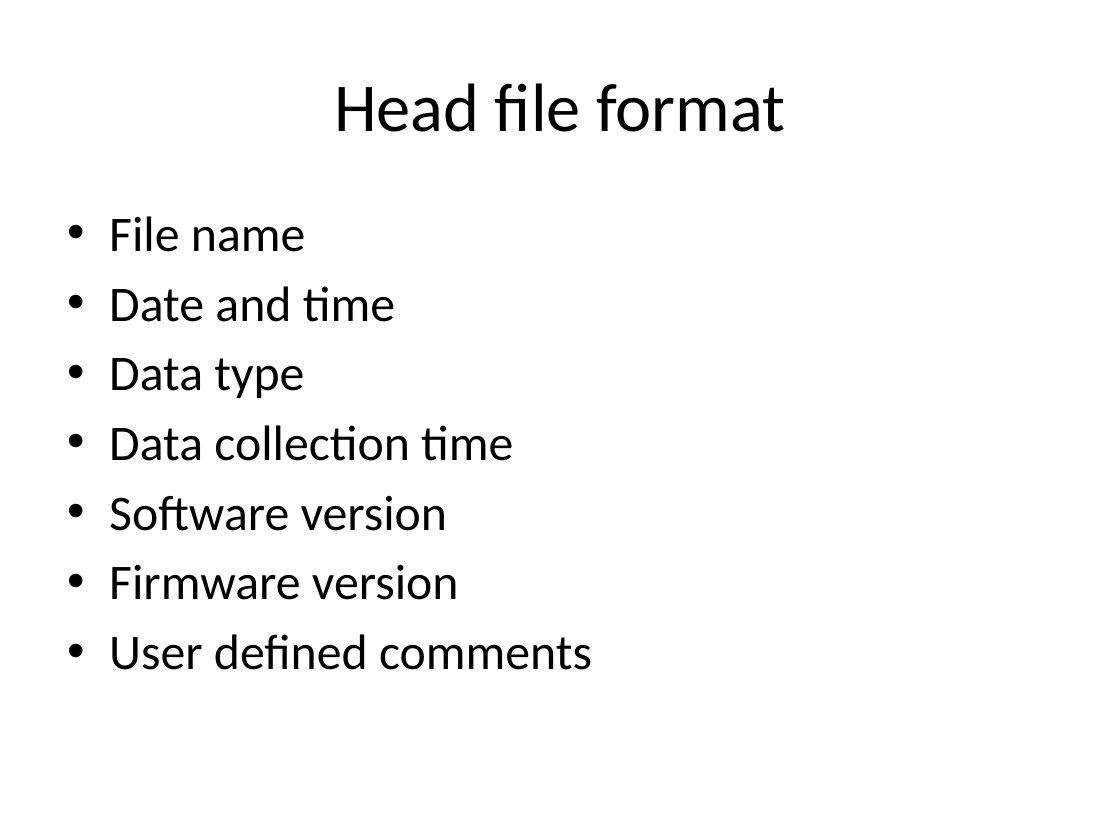
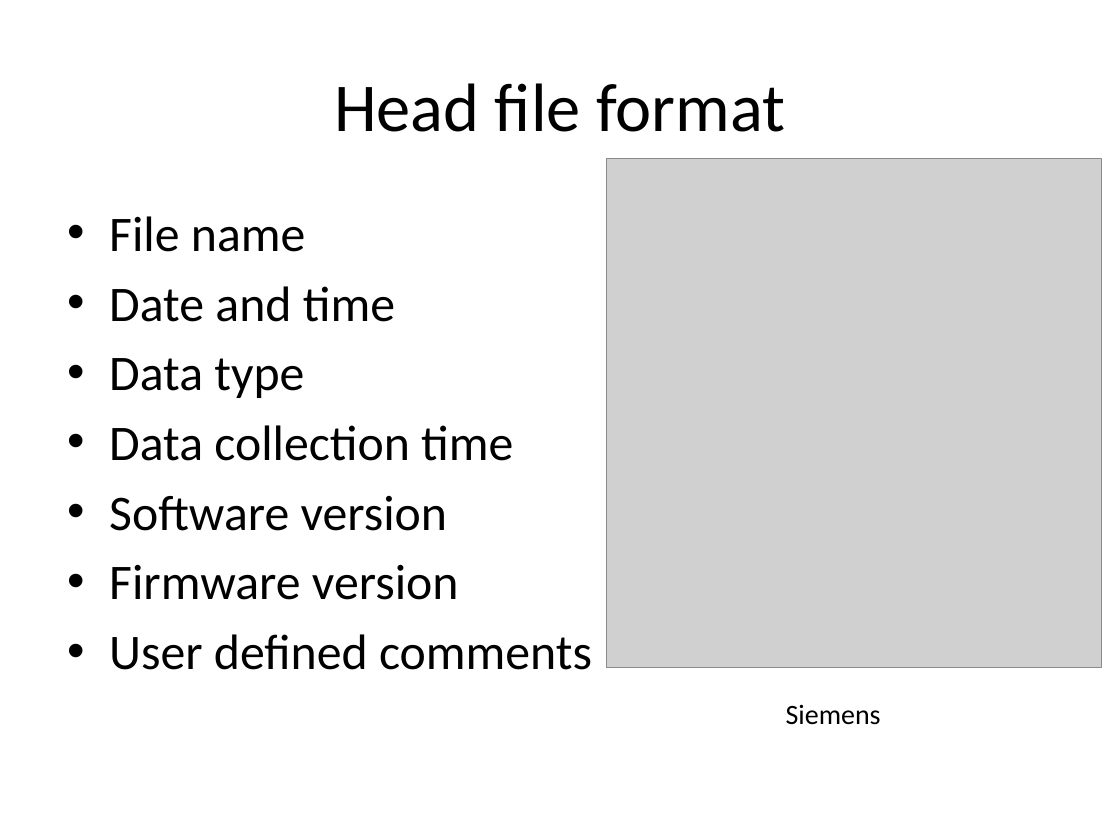
Before and after one commit to heejong/HostPC, a slide deck: slide 24 of Getting Started/GUI_design_OpenPET.pptx (slide 9 before the commit). Drawn at 1120x840 pixels with LibreOffice and Linux fonts; fonts in the diff are those of the drawing; grey boxes stand for pictures. Boxes give left, top, right and bottom in pixels: in the first picture for what was removed or moved away, otherwise in the second. Text is boxed around its words. In the diff, an @@ line names an element or a change of style, - is before the commit and + after.

```diff
--- a/Getting Started/GUI_design_OpenPET.pptx
+++ b/Getting Started/GUI_design_OpenPET.pptx
@@ picture added at [607, 159, 1102, 669] @@
@@ text added at [786, 704, 881, 725], 18 pt, text #000000 @@
+Siemens
```
Also in this commit, not shown: 1 other slide changed, 16 slides added, 1 other file.
